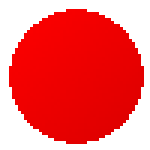
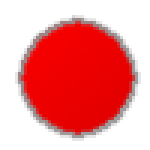
Two versions of the same layered image (150px x 150px). Layer-by-layer changes:
renamed "sym24 (3. Kopie).png" to "Ebene #1", painted on it over [9,9,144,144]
painted on "Ebene" over [9,9,144,144]
